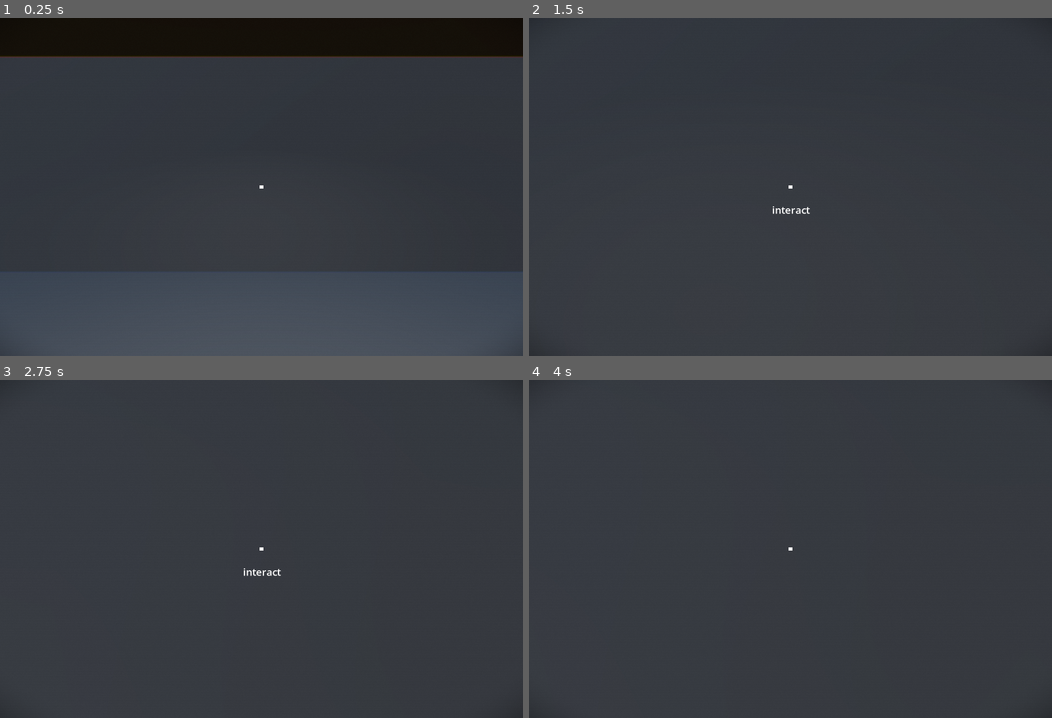
Above: before the commit, frames 1-4 (two rows, left to right).
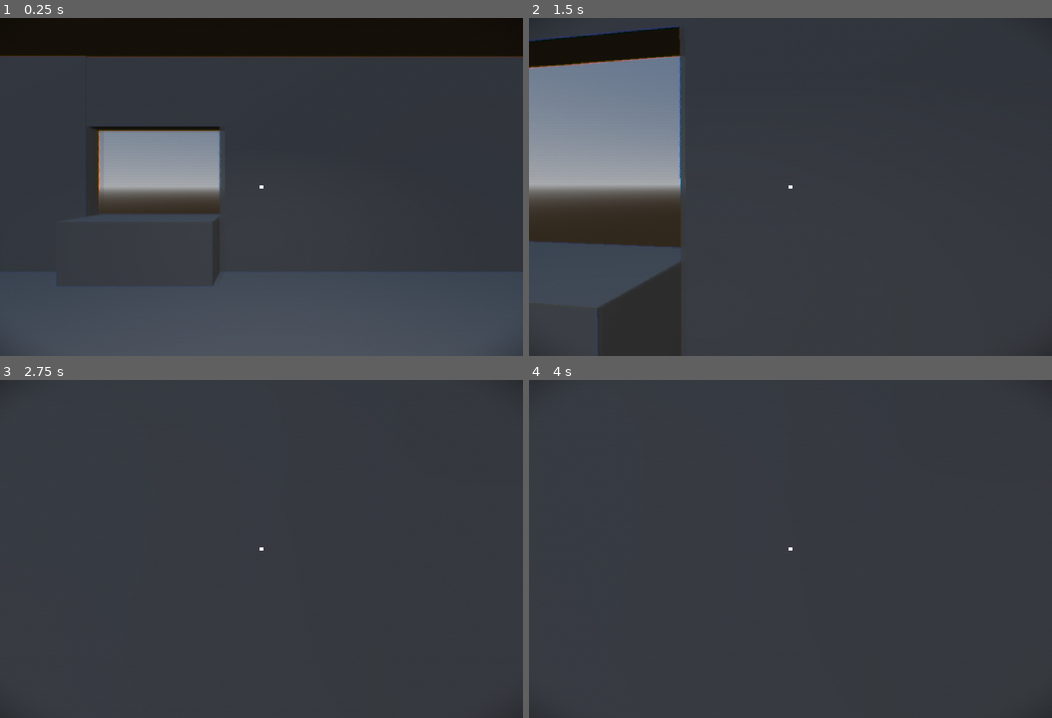
Above: after the commit, the same moments.

Repository: derukaeru/identity
Game: Godot game, scene res://src/scenes/main/main.tscn
The game is run twice, just before and just after one commit, with the same random seed, the same clock (stepped at 60 frames per second) and the same inputs.
Inputs (mouse positions are in pixels of both pictures, inside the frame that each line leads up to):
- Up to frame 1 (0.25 s): no input
- Up to frame 2 (1.5 s): tap Enter at 0.5 s; move the mouse to (816, 187) at 0.52 s; hold W (forward) from 0.53 s (still down); tap Alt at 0.6 s; move the mouse to (764, 187) at 1.27 s; tap Shift at 1.35 s
- Up to frame 3 (2.75 s): keep holding W (forward); move the mouse to (271, 542) at 2.02 s; tap Alt at 2.1 s
- Up to frame 4 (4 s): keep holding W (forward); tap Space at 2.75 s; move the mouse to (785, 555) at 2.77 s; tap Shift at 2.85 s; tap Enter at 3.5 s; move the mouse to (827, 552) at 3.52 s; tap Alt at 3.6 s

The runs differ from the first frame. In frame 1, 5.4% of the frame differs, in the area x 0-43%, y 11-79%; in frame 2, 17%, in the area x 0-54%, y 2-100%; in frame 3, less than 0.1%; in frame 4, less than 0.1%.

Commit message:
feat: map stuff

Diff:
--- a/src/scenes/maps/map.gd
+++ b/src/scenes/maps/map.gd
@@ -1,4 +1,5 @@
 extends Node3D
 
 func _on_window_interacted() -> void:
-	EventManager.open_inspection_window.emit()
+	# EventManager.open_inspection_window.emit()
+	pass
--- a/src/scenes/maps/map.tscn
+++ b/src/scenes/maps/map.tscn
@@ -1,7 +1,6 @@
 [gd_scene format=3 uid="uid://b12gw2hen6oqb"]
 
 [ext_resource type="Script" uid="uid://dvmo7nqn23o1t" path="res://src/scenes/maps/map.gd" id="1_vqcny"]
-[ext_resource type="Script" uid="uid://dne60fecxdfcj" path="res://src/scripts/components/interactable_component.gd" id="2_61erh"]
 
 [sub_resource type="ProceduralSkyMaterial" id="ProceduralSkyMaterial_18i36"]
 sky_horizon_color = Color(0.66224277, 0.6717428, 0.6867428, 1)
@@ -16,7 +15,7 @@
 glow_enabled = true
 
 [sub_resource type="PlaneMesh" id="PlaneMesh_t4a08"]
-size = Vector2(12, 10)
+size = Vector2(14, 11)
 
 [sub_resource type="BoxShape3D" id="BoxShape3D_2yfux"]
 size = Vector3(12, 0.1, 10)
@@ -27,9 +26,20 @@
 [sub_resource type="BoxShape3D" id="BoxShape3D_vqcny"]
 size = Vector3(0.38049316, 5.414612, 9.971235)
 
-[sub_resource type="PlaneMesh" id="PlaneMesh_2yfux"]
-size = Vector2(12, 5)
-orientation = 2
+[sub_resource type="BoxShape3D" id="BoxShape3D_ifoc3"]
+size = Vector3(3.0203857, 1.7827148, 1.1228027)
+
+[sub_resource type="BoxMesh" id="BoxMesh_t4a08"]
+size = Vector3(6.9838867, 5, 0.4)
+
+[sub_resource type="BoxMesh" id="BoxMesh_ifoc3"]
+size = Vector3(2.1, 5, 0.4)
+
+[sub_resource type="BoxMesh" id="BoxMesh_cx2a6"]
+size = Vector3(3.105542, 1.6, 0.4)
+
+[sub_resource type="BoxMesh" id="BoxMesh_la05k"]
+size = Vector3(3.024292, 1.5, 1.1395752)
 
 [sub_resource type="PlaneMesh" id="PlaneMesh_18i36"]
 size = Vector2(12, 5)
@@ -42,9 +52,6 @@
 [sub_resource type="PlaneMesh" id="PlaneMesh_vqcny"]
 size = Vector2(10, 5)
 orientation = 2
-
-[sub_resource type="BoxShape3D" id="BoxShape3D_t4a08"]
-size = Vector3(5.425598, 2.940216, 1)
 
 [node name="map" type="Node3D" unique_id=307662637]
 script = ExtResource("1_vqcny")
@@ -60,47 +67,68 @@
 cast_shadow = 2
 mesh = SubResource("PlaneMesh_t4a08")
 
-[node name="StaticBody3D" type="StaticBody3D" parent="." unique_id=845952260]
+[node name="collisions" type="StaticBody3D" parent="." unique_id=845952260]
 
-[node name="CollisionShape3D" type="CollisionShape3D" parent="StaticBody3D" unique_id=1138911454]
+[node name="CollisionShape3D" type="CollisionShape3D" parent="collisions" unique_id=1138911454]
 shape = SubResource("BoxShape3D_2yfux")
 
-[node name="CollisionShape3D2" type="CollisionShape3D" parent="StaticBody3D" unique_id=496030789]
+[node name="CollisionShape3D2" type="CollisionShape3D" parent="collisions" unique_id=496030789]
 transform = Transform3D(1, 0, 0, 0, 1, 0, 0, 0, 1, -0.15002441, 2.207306, -5.61441)
 shape = SubResource("BoxShape3D_la05k")
 debug_color = Color(0, 0, 0, 1)
 
-[node name="CollisionShape3D3" type="CollisionShape3D" parent="StaticBody3D" unique_id=737567314]
+[node name="CollisionShape3D3" type="CollisionShape3D" parent="collisions" unique_id=737567314]
 transform = Transform3D(1, 0, 0, 0, 1, 0, 0, 0, 1, -0.15002441, 2.207306, 5.596283)
 shape = SubResource("BoxShape3D_la05k")
 debug_color = Color(0, 0, 0, 1)
 
-[node name="CollisionShape3D4" type="CollisionShape3D" parent="StaticBody3D" unique_id=871361956]
+[node name="CollisionShape3D4" type="CollisionShape3D" parent="collisions" unique_id=871361956]
 transform = Transform3D(1, 0, 0, 0, 1, 0, 0, 0, 1, -6.164978, 2.207306, 0.5468569)
 shape = SubResource("BoxShape3D_vqcny")
 debug_color = Color(0, 0, 0, 1)
 
-[node name="CollisionShape3D5" type="CollisionShape3D" parent="StaticBody3D" unique_id=2013700501]
+[node name="CollisionShape3D5" type="CollisionShape3D" parent="collisions" unique_id=2013700501]
 transform = Transform3D(1, 0, 0, 0, 1, 0, 0, 0, 1, 6.1785564, 2.207306, -0.016031265)
 shape = SubResource("BoxShape3D_vqcny")
 debug_color = Color(0, 0, 0, 1)
 
-[node name="MeshInstance3D2" type="MeshInstance3D" parent="." unique_id=1680247907]
-transform = Transform3D(1, 0, 0, 0, 1, 0, 0, 0, 1, 0, 2.5, -5)
+[node name="CollisionShape3D6" type="CollisionShape3D" parent="collisions" unique_id=1773617919]
+transform = Transform3D(1, 0, 0, 0, 1, 0, 0, 0, 1, -2.4506493, 0.39135742, -4.825271)
+shape = SubResource("BoxShape3D_ifoc3")
+
+[node name="walls" type="Node3D" parent="." unique_id=163948044]
+
+[node name="MeshInstance3D2" type="MeshInstance3D" parent="walls" unique_id=921877239]
+transform = Transform3D(1, 0, 0, 0, 1, 0, 0, 0, 1, 2.542908, 2.5, -5.1968966)
 cast_shadow = 2
-mesh = SubResource("PlaneMesh_2yfux")
+mesh = SubResource("BoxMesh_t4a08")
 
-[node name="MeshInstance3D3" type="MeshInstance3D" parent="." unique_id=726684155]
+[node name="MeshInstance3D6" type="MeshInstance3D" parent="walls" unique_id=1688669633]
+transform = Transform3D(1, 0, 0, 0, 1, 0, 0, 0, 1, -5.0300384, 2.5, -5.193011)
+cast_shadow = 2
+mesh = SubResource("BoxMesh_ifoc3")
+
+[node name="MeshInstance3D7" type="MeshInstance3D" parent="walls" unique_id=1655629365]
+transform = Transform3D(1, 0, 0, 0, 1, 0, 0, 0, 1, -2.495465, 4.1028566, -5.199508)
+cast_shadow = 2
+mesh = SubResource("BoxMesh_cx2a6")
+
+[node name="MeshInstance3D8" type="MeshInstance3D" parent="walls" unique_id=42894026]
+transform = Transform3D(1, 0, 0, 0, 1, 0, 0, 0, 1, -2.4584394, 0.50057507, -4.8261027)
+cast_shadow = 2
+mesh = SubResource("BoxMesh_la05k")
+
+[node name="MeshInstance3D3" type="MeshInstance3D" parent="walls" unique_id=1825356835]
 transform = Transform3D(-1, 0, -8.742278e-08, 0, 1, 0, 8.742278e-08, 0, -1, 0, 2.5, 5)
 cast_shadow = 2
 mesh = SubResource("PlaneMesh_18i36")
 
-[node name="MeshInstance3D4" type="MeshInstance3D" parent="." unique_id=170020062]
+[node name="MeshInstance3D4" type="MeshInstance3D" parent="walls" unique_id=1889193619]
 transform = Transform3D(1.3113416e-07, 0, -1, 0, 1, 0, 1, 0, 1.3113416e-07, 6, 2.5, 0)
 cast_shadow = 2
 mesh = SubResource("PlaneMesh_7ha7p")
 
-[node name="MeshInstance3D5" type="MeshInstance3D" parent="." unique_id=1028667820]
+[node name="MeshInstance3D5" type="MeshInstance3D" parent="walls" unique_id=557621112]
 transform = Transform3D(-2.1855693e-07, 0, 1, 0, 1, 0, -1, 0, -2.1855693e-07, -6, 2.5, 0)
 cast_shadow = 2
 mesh = SubResource("PlaneMesh_vqcny")
@@ -110,13 +138,4 @@
 spot_range = 10.536811
 spot_angle = 67.18396
 
-[node name="window" type="Area3D" parent="." unique_id=1281229796]
-transform = Transform3D(1, 0, 0, 0, 1, 0, 0, 0, 1, -2.3201742, 2.7473812, -5.0100994)
-script = ExtResource("2_61erh")
-metadata/_custom_type_script = "uid://dne60fecxdfcj"
-
-[node name="CollisionShape3D" type="CollisionShape3D" parent="window" unique_id=2011455343]
-transform = Transform3D(1, 0, 0, 0, 1, 0, 0, 0, 1, -0.23953247, -0.19752502, -0.38643694)
-shape = SubResource("BoxShape3D_t4a08")
-
-[connection signal="interacted" from="window" to="." method="_on_window_interacted"]
+[node name="MeshInstance3D" type="MeshInstance3D" parent="." unique_id=2038770523]
--- a/src/scenes/menu/title_screen.tscn
+++ b/src/scenes/menu/title_screen.tscn
@@ -1,12 +1,6 @@
 [gd_scene format=3 uid="uid://dix67ojrdr6ht"]
 
 [ext_resource type="Script" uid="uid://cmw0sg2dd1o71" path="res://src/scenes/menu/title_screen.gd" id="1_4v2w5"]
-[ext_resource type="FontFile" uid="uid://lcay2652jc6e" path="res://src/assets/fonts/Helvetica.ttf" id="3_g66e4"]
-
-[sub_resource type="LabelSettings" id="LabelSettings_37oxp"]
-font = ExtResource("3_g66e4")
-font_size = 100
-font_color = Color(0.45080003, 0.65412, 0.92, 1)
 
 [node name="title_screen" type="Control" unique_id=198211424]
 layout_mode = 3
@@ -24,13 +18,4 @@
 anchor_bottom = 1.0
 grow_horizontal = 2
 grow_vertical = 2
-color = Color(0.88, 0.8635733, 0.8096, 1)
-
-[node name="title" type="Label" parent="." unique_id=167698055]
-layout_mode = 0
-offset_left = 199.0
-offset_top = 249.0
-offset_right = 671.0
-offset_bottom = 396.0
-text = "switchyard"
-label_settings = SubResource("LabelSettings_37oxp")
+color = Color(0, 0, 0, 1)
--- a/src/scenes/menu/window_screen.tscn
+++ b/src/scenes/menu/window_screen.tscn
@@ -33,4 +33,34 @@
 theme_override_font_sizes/font_size = 32
 text = "close"
 
+[node name="visitor_display" type="Control" parent="." unique_id=2060781081]
+anchors_preset = 0
+offset_right = 40.0
+offset_bottom = 40.0
+
+[node name="visitor_picture" type="TextureRect" parent="visitor_display" unique_id=1812260582]
+layout_mode = 0
+offset_right = 40.0
+offset_bottom = 40.0
+
+[node name="tools" type="Control" parent="." unique_id=617590627]
+layout_mode = 1
+anchors_preset = 12
+anchor_top = 1.0
+anchor_right = 1.0
+anchor_bottom = 1.0
+offset_top = -230.0
+offset_right = 1.0
+grow_horizontal = 2
+grow_vertical = 0
+
+[node name="background" type="ColorRect" parent="tools" unique_id=346510966]
+layout_mode = 1
+anchors_preset = 15
+anchor_right = 1.0
+anchor_bottom = 1.0
+grow_horizontal = 2
+grow_vertical = 2
+color = Color(0.28, 0.16898, 0.10919999, 1)
+
 [connection signal="pressed" from="close" to="." method="close"]
